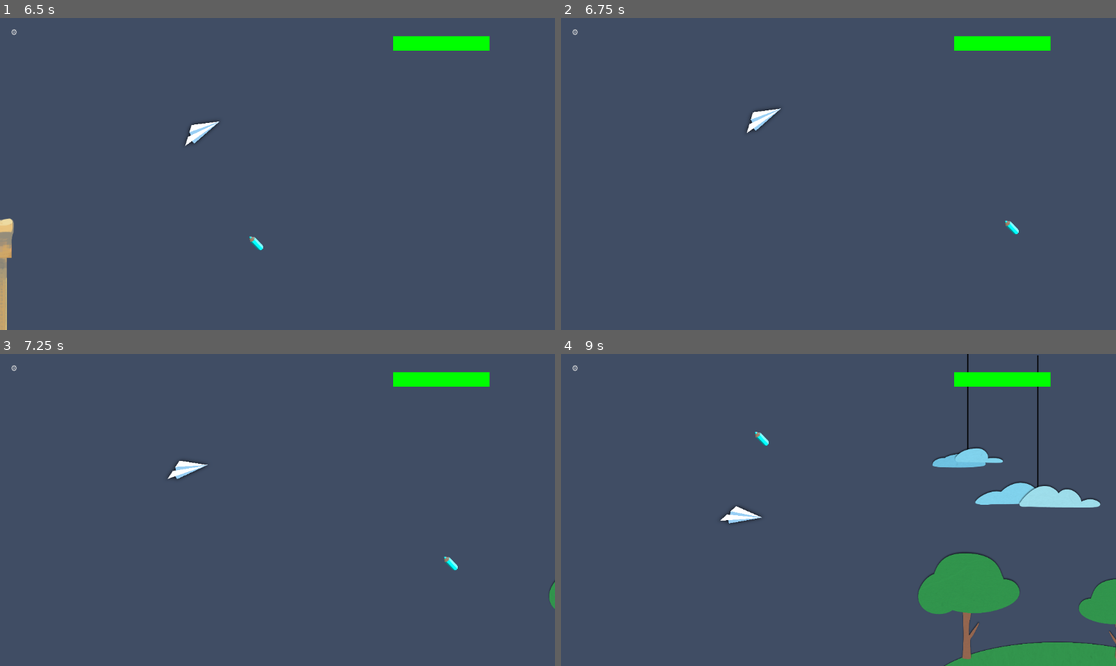
Above: before the commit, frames 1-4 (two rows, left to right).
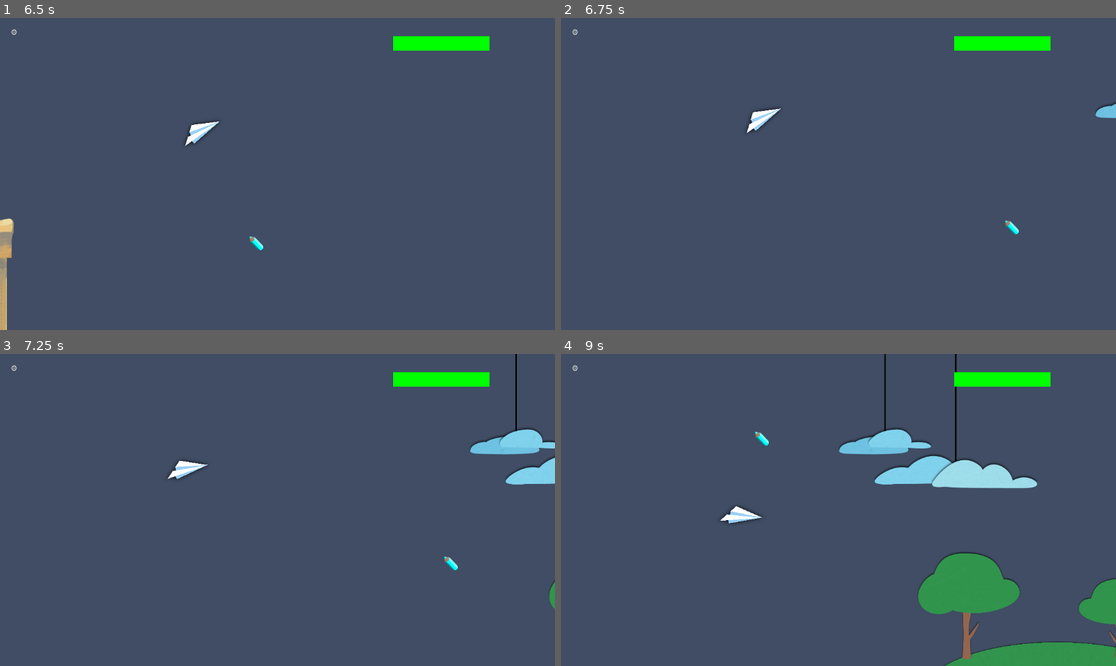
Above: after the commit, the same moments.

Repository: STUDIO-SINOKAYO/planegame
Game: Godot game, scene res://Scenes/level.tscn
Two runs of this game, one before a commit and one after it. Both use one fixed random seed, a clock stepped at 60 frames per second and the inputs below.
Inputs (mouse positions are in pixels of both pictures, inside the frame that each line leads up to):
- Up to frame 1 (6.5 s): click (405, 255) at 0.5 s; click "⚙️" at 1.25 s; click "⚙️" at 2 s; click "⚙️" at 2.75 s; tap Enter (ui_accept) at 3.5, 3.77, 4.52, 6.02 s; move the mouse to (183, 211) at 3.52 s; right-click (183, 211) at 3.6 s; click (183, 211) at 3.67 s; move the mouse to (166, 189) at 4.27 s; tap R at 4.35, 5.85 s; click (166, 189) at 4.42 s; move the mouse to (333, 105) at 5.02 s; right-click (333, 105) at 5.1 s; click (333, 105) at 5.17 s; move the mouse to (249, 236) at 5.77 s; click (249, 236) at 5.92 s
- Up to frame 2 (6.75 s): move the mouse to (1005, 220) at 6.52 s; right-click (1005, 220) at 6.6 s; click (1005, 220) at 6.67 s
- Up to frame 3 (7.25 s): tap Enter (ui_accept) at 6.77 s
- Up to frame 4 (9 s): move the mouse to (672, 463) at 7.27 s; tap R at 7.35, 8.85 s; click (672, 463) at 7.42 s; tap Enter (ui_accept) at 7.52 s; move the mouse to (866, 510) at 8.02 s; right-click (866, 510) at 8.1 s; click (866, 510) at 8.17 s; move the mouse to (755, 432) at 8.77 s; click (755, 432) at 8.92 s

Frame 1 is identical in both runs. In frame 2, 0.1% of the frame differs, in the area x 96-100%, y 26-33%; in frame 3, 1.4%; in frame 4, 4.6%, in the area x 50-98%, y 0-50%.

Commit message:
Added all assets

Diff:
--- a/Scenes/level.tscn
+++ b/Scenes/level.tscn
@@ -64,7 +64,7 @@
 radius = 126.66
 
 [sub_resource type="RectangleShape2D" id="RectangleShape2D_cpxpw"]
-size = Vector2(20, 762)
+size = Vector2(220, 811)
 
 [sub_resource type="CircleShape2D" id="CircleShape2D_ha31o"]
 radius = 77.2787
@@ -630,7 +630,7 @@
 drawing_line_width = 4.0
 drawing_line_color = Color(0.0870516, 0.788785, 0.85756, 1)
 max_drawable_lines = 2
-stamina_drain_per_pixel = 0.04
+stamina_drain_per_pixel = 0.07
 plane_proximity_distance = 300.0
 show_debug_prints = false
 show_red_line = false
@@ -692,13 +692,13 @@
 [node name="Decor" type="Node2D" parent="."]
 
 [node name="Cloud3" type="Sprite2D" parent="Decor"]
-position = Vector2(2764, 18)
+position = Vector2(2755, -48)
 scale = Vector2(0.4, 0.4)
 texture = ExtResource("5_luodc")
 
 [node name="Cloud8" type="Sprite2D" parent="Decor"]
-position = Vector2(3869.6, 25.2)
-scale = Vector2(0.4, 0.4)
+position = Vector2(3686, -98)
+scale = Vector2(0.480256, 0.477202)
 texture = ExtResource("5_luodc")
 
 [node name="Cloud9" type="Sprite2D" parent="Decor"]
@@ -707,33 +707,33 @@
 texture = ExtResource("5_luodc")
 
 [node name="Cloud6" type="Sprite2D" parent="Decor"]
-position = Vector2(4633, 5)
+position = Vector2(4671, -39)
 scale = Vector2(0.34, 0.34)
 texture = ExtResource("5_luodc")
 
 [node name="Cloud1" type="Sprite2D" parent="Decor"]
-position = Vector2(1902, -3)
-scale = Vector2(0.4, 0.4)
+position = Vector2(1683.46, -83.66)
+scale = Vector2(0.52, 0.52)
 texture = ExtResource("5_luodc")
 
 [node name="Cloud7" type="Sprite2D" parent="Decor"]
-position = Vector2(4078, -173)
+position = Vector2(4003, -283)
+scale = Vector2(0.520869, 0.524083)
+texture = ExtResource("6_1cgv8")
+
+[node name="Cloud4" type="Sprite2D" parent="Decor"]
+position = Vector2(2950, -51)
 scale = Vector2(0.4, 0.4)
 texture = ExtResource("6_1cgv8")
 
-[node name="Cloud4" type="Sprite2D" parent="Decor"]
-position = Vector2(2963, 45)
-scale = Vector2(0.4, 0.4)
-texture = ExtResource("6_1cgv8")
-
 [node name="Cloud5" type="Sprite2D" parent="Decor"]
-position = Vector2(3509, -322)
+position = Vector2(3277, -356)
 scale = Vector2(0.7, 0.7)
 texture = ExtResource("6_1cgv8")
 
 [node name="Cloud2" type="Sprite2D" parent="Decor"]
-position = Vector2(2087, 55)
-scale = Vector2(0.4, 0.4)
+position = Vector2(1870.46, -56.66)
+scale = Vector2(0.52, 0.52)
 texture = ExtResource("6_1cgv8")
 
 [node name="Cloud10" type="Sprite2D" parent="Decor"]
@@ -745,10 +745,10 @@
 script = ExtResource("10_wbq00")
 
 [node name="SunTrigger" type="Area2D" parent="Obstacles"]
-position = Vector2(2369, 217)
+position = Vector2(2221, 116)
 
 [node name="CollisionShape2D" type="CollisionShape2D" parent="Obstacles/SunTrigger"]
-position = Vector2(0, 165)
+position = Vector2(77, 140.5)
 shape = SubResource("RectangleShape2D_cpxpw")
 
 [node name="Ground2" type="Node2D" parent="Obstacles"]
@@ -758,6 +758,11 @@
 scale = Vector2(0.2, 0.2)
 texture = ExtResource("7_ais7f")
 
+[node name="Sprite2D2" type="Sprite2D" parent="Obstacles/Ground2"]
+position = Vector2(4356, 718.8)
+scale = Vector2(0.04, 0.04)
+texture = ExtResource("7_ais7f")
+
 [node name="Ground4" type="Node2D" parent="Obstacles"]
 
 [node name="Sprite2D" type="Sprite2D" parent="Obstacles/Ground4"]
@@ -1144,7 +1149,8 @@
 shape = SubResource("CircleShape2D_dw52x")
 
 [node name="Water" type="Node2D" parent="Obstacles"]
-position = Vector2(3490, 163)
+position = Vector2(3382, 158)
+scale = Vector2(1.68, 1.68)
 
 [node name="Sprite2D" type="Sprite2D" parent="Obstacles/Water"]
 scale = Vector2(0.3, 0.3)
Binary file added: Assets/Sprites/AIRPLANE.png
Not shown, added: Assets/Sprites/AIRPLANE.png.import
Binary file added: Assets/Sprites/AIRPLANE2.png
Not shown, added: Assets/Sprites/AIRPLANE2.png.import
Binary file added: Assets/Sprites/AIRPLANEHIGHLIGHT.png
Not shown, added: Assets/Sprites/AIRPLANEHIGHLIGHT.png.import
Binary file added: Assets/Sprites/ALL LAND.png
Not shown, added: Assets/Sprites/ALL LAND.png.import
Binary file added: Assets/Sprites/CLOUD3LIGHTNING.png
Not shown, added: Assets/Sprites/CLOUD3LIGHTNING.png.import
Binary file added: Assets/Sprites/CLOUD4NIMBUS.png
Not shown, added: Assets/Sprites/CLOUD4NIMBUS.png.import
(and 34 more such lines)
